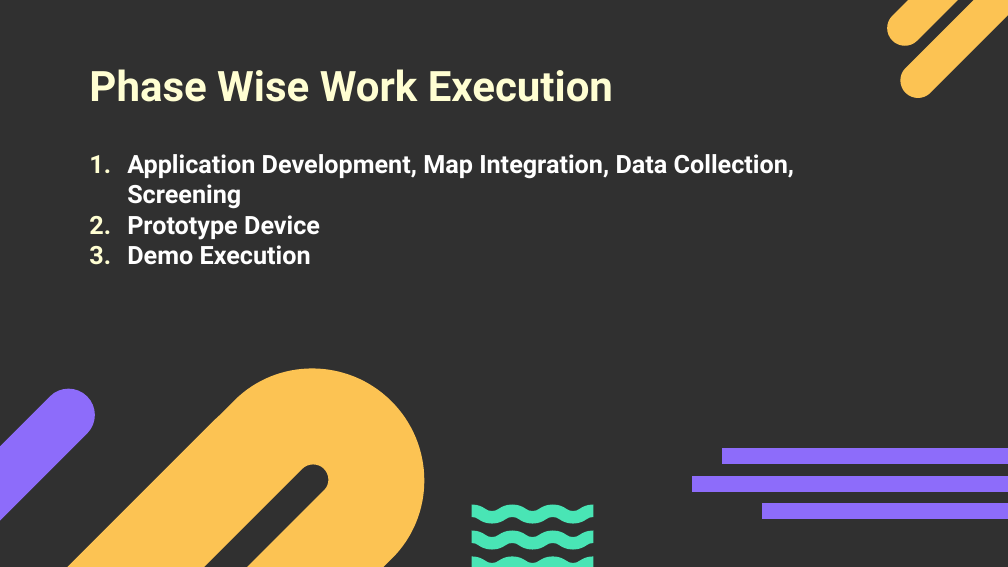
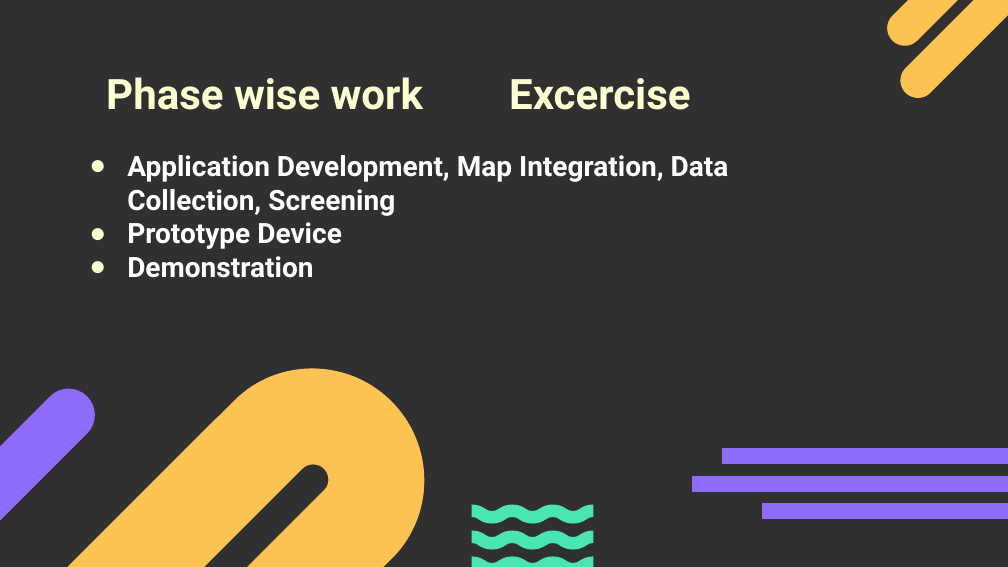
Before and after one commit to KalashShah19/SIH, a slide deck: slide 7 of Round 1/jainam.pptx. Drawn at 1008x567 pixels with LibreOffice and Linux fonts; fonts in the diff are those of the drawing. Boxes give left, top, right and bottom in pixels: in the first picture for what was removed or moved away, otherwise in the second. Text is boxed around its words. In the diff, an @@ line names an element or a change of style, - is before the commit and + after.

Commit message:
update

```diff
--- a/Round 1/jainam.pptx
+++ b/Round 1/jainam.pptx
@@ text at box(106, 77, 423, 110): text changed @@
-Phase Wise Work Execution
+Phase wise work
@@ text added at box(509, 78, 690, 110), 30 pt, text #FFFED2, bold @@
+Excercise
@@ text at box(127, 155, 729, 249): size 18 to 20 pt in "Application Development, Map Integration, Data Collection, S ...", "Prototype Device"; bullet 1. to ● @@
@@ text at box(127, 256, 313, 278): text changed; size 18 to 20 pt @@
-3. Demo Execution
+● Demonstration
```
Also in this commit, not shown: 3 other slides changed.
